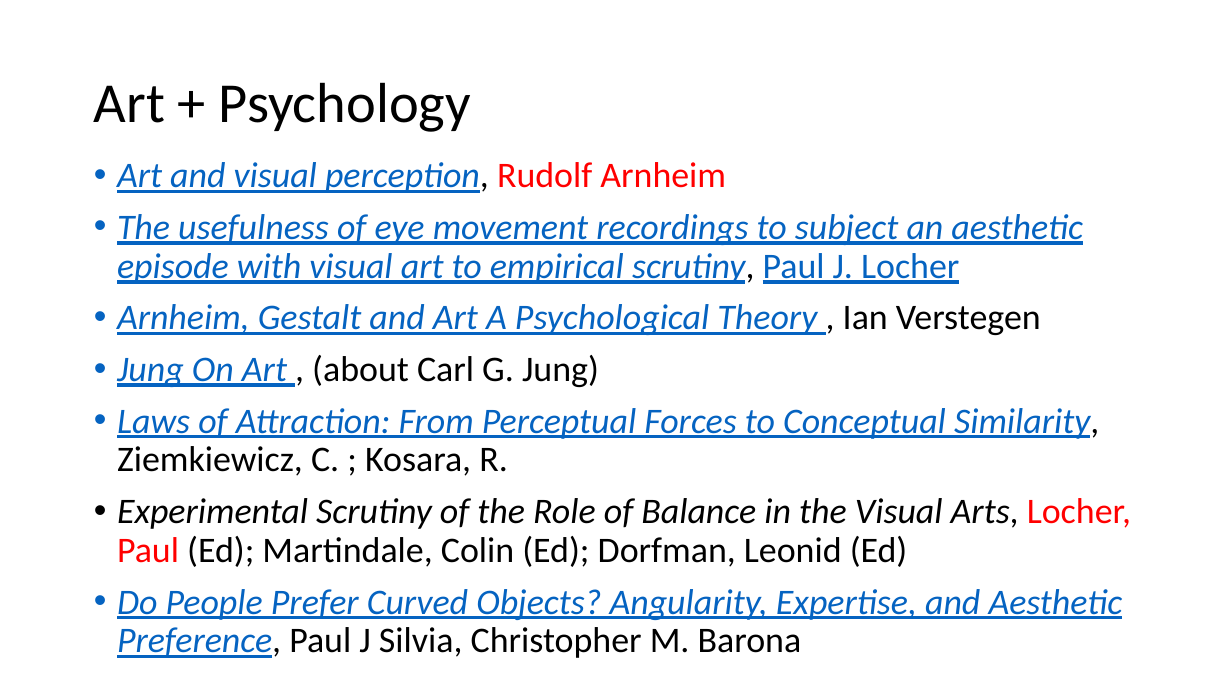
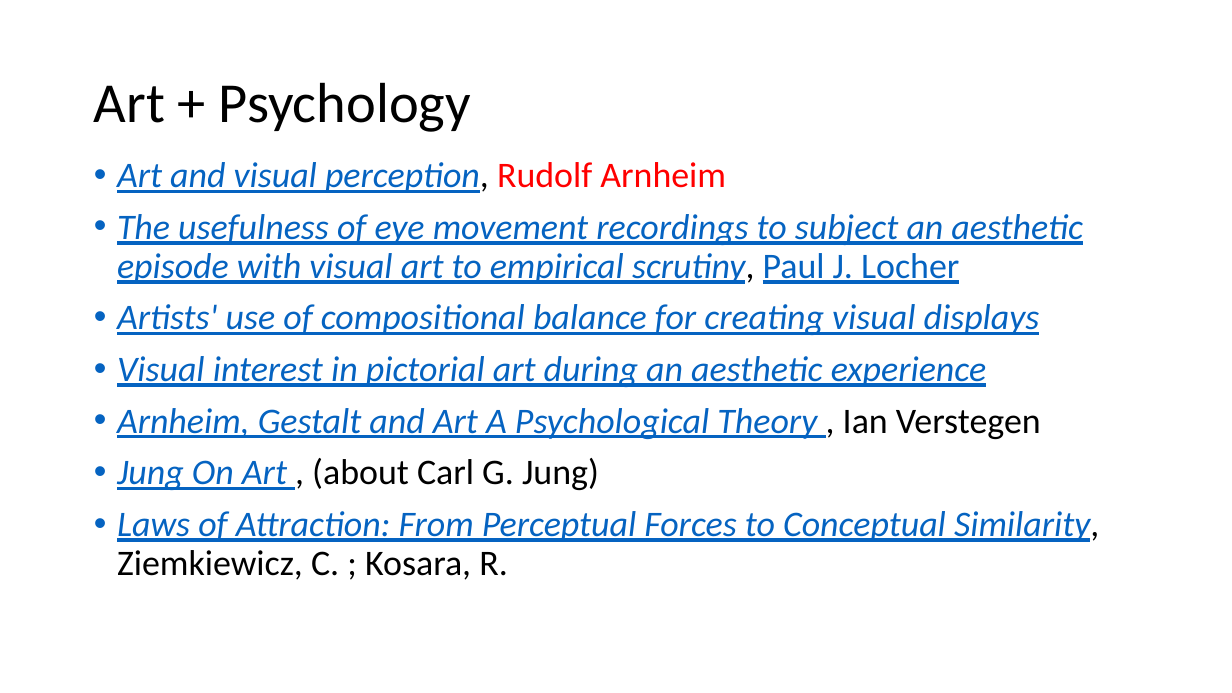
Before and after one commit to PatriciaXiao/Conclusion, a slide deck: slide 21 of Conclusion.pptx. Drawn at 1232x693 pixels with LibreOffice and Linux fonts; fonts in the diff are those of the drawing. Boxes give left, top, right and bottom in pixels: in the first picture for what was removed or moved away, otherwise in the second. Text is boxed around its words. In the diff, an @@ line names an element or a change of style, - is before the commit and + after.

Commit message:
11252015
some work of Paul Locher added

```diff
--- a/Conclusion.pptx
+++ b/Conclusion.pptx
@@ text at box(117, 304, 1040, 387): paragraphs added @@
+• Artists' use of compositional balance for creating visual displays
+• Visual interest in pictorial art during an aesthetic experience
@@ text at box(117, 498, 1131, 658): paragraphs removed @@
-• Experimental Scrutiny of the Role of Balance in the Visual Arts, Locher, Paul (Ed); Martindale, Colin (Ed); Dorfman, Leonid (Ed)
-• Do People Prefer Curved Objects? Angularity, Expertise, and Aesthetic Preference, Paul J Silvia, Christopher M. Barona
```
Also in this commit, not shown: 3 other slides changed, 2 slides added, 13 other files.
